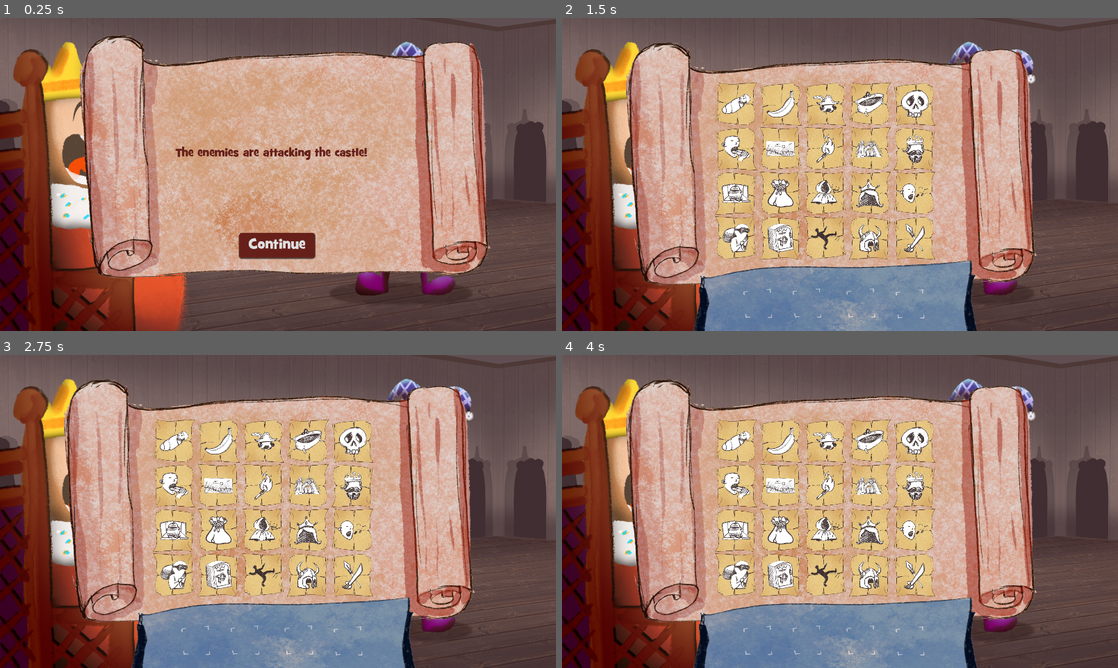
Above: before the commit, frames 1-4 (two rows, left to right).
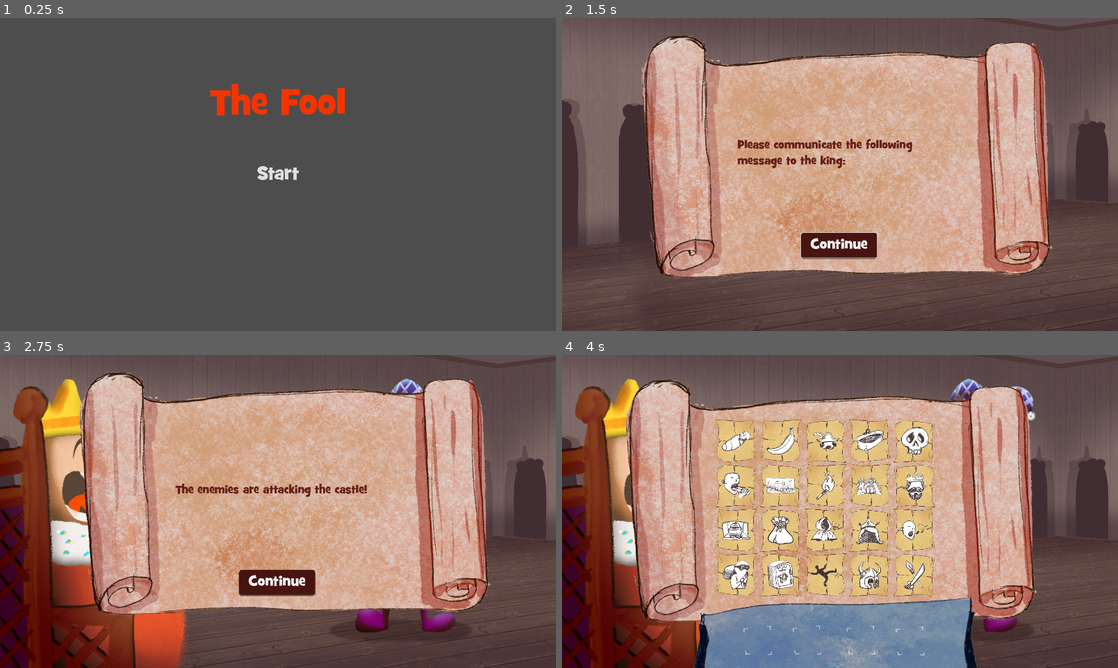
Above: after the commit, the same moments.

Repository: P-Wallis/GGJ-2024
Game: Godot game, scene res://Scenes/startscreen.tscn
Same seed, same stepped clock (60 frames per second), same inputs: the game is played once before the commit and once after it. Before the commit the project starts from res://Scenes/level.tscn.
Inputs (mouse positions are in pixels of both pictures, inside the frame that each line leads up to):
- Up to frame 1 (0.25 s): no input
- Up to frame 2 (1.5 s): click "Continue" (after the commit: "Start") at 0.5 s; click (840, 246) at 1.25 s, where only the run after the commit has a clickable "Continue"
- Up to frame 3 (2.75 s): click (278, 583) at 2 s, where only the run after the commit has a clickable "Continue"
- Up to frame 4 (4 s): click (840, 583) at 2.75 s, where only the run after the commit has a clickable "Continue"; tap Enter at 3.5 s

The runs differ from the first frame. In frame 1, 77% of the frame differs, in the area x 0-100%, y 0-100%; in frame 2, 59%; in frame 3, 46%; in frame 4, 2.2%.

Commit message:
Start screen and intro dialogue (#14)
* Start screen

* Add title

* S

* Good spot for review

Diff:
--- /dev/null
+++ b/Scenes/intro.tscn
@@ -0,0 +1,26 @@
+[gd_scene load_steps=6 format=3 uid="uid://c3f584syo8l06"]
+
+[ext_resource type="Script" path="res://Scripts/intro.gd" id="1_5d4ec"]
+[ext_resource type="Texture2D" uid="uid://j6mtetcsh4ch" path="res://Assets/Sprites/BGbackground.png" id="3_rnd05"]
+[ext_resource type="PackedScene" uid="uid://dkdbhb5k75xx2" path="res://Scenes/UIScenes/message_ui.tscn" id="5_n5xkp"]
+[ext_resource type="PackedScene" uid="uid://cawgtx8itufjp" path="res://Scenes/UIScenes/cards_and_slots_ui.tscn" id="6_3vo72"]
+[ext_resource type="PackedScene" uid="uid://cps5ihmajsylk" path="res://Scenes/UIScenes/reaction_options_ui.tscn" id="8_tt6jx"]
+
+[node name="Intro" type="Node2D" node_paths=PackedStringArray("messageUI", "introParent")]
+script = ExtResource("1_5d4ec")
+messageUI = NodePath("message_ui")
+introParent = NodePath(".")
+
+[node name="BG" type="Sprite2D" parent="."]
+position = Vector2(0, -63)
+scale = Vector2(0.966667, 0.966667)
+texture = ExtResource("3_rnd05")
+centered = false
+
+[node name="message_ui" parent="." instance=ExtResource("5_n5xkp")]
+
+[node name="cards_and_slots_ui" parent="." instance=ExtResource("6_3vo72")]
+visible = false
+
+[node name="reaction_options_ui" parent="." instance=ExtResource("8_tt6jx")]
+visible = false
--- /dev/null
+++ b/Scenes/restart_button.gd
@@ -0,0 +1,9 @@
+extends Button
+
+@export var winOrFailScreen:Node
+
+func _pressed():
+	winOrFailScreen.queue_free()
+	var scene_to_instance = load("res://Scenes/level.tscn")
+	var instance = scene_to_instance.instantiate()
+	get_tree().get_root().add_child(instance)
--- /dev/null
+++ b/Scenes/startscreen.tscn
@@ -0,0 +1,64 @@
+[gd_scene load_steps=5 format=3 uid="uid://d1asvb31lnw55"]
+
+[ext_resource type="FontFile" uid="uid://dd7gumdjab30j" path="res://Assets/Fonts/GRILLEDCHEESE_BTN.TTF" id="1_gmex8"]
+[ext_resource type="Script" path="res://Scripts/UI/startbutton.gd" id="2_8f7rs"]
+
+[sub_resource type="Theme" id="Theme_kubys"]
+
+[sub_resource type="Theme" id="Theme_kwp86"]
+
+[node name="StartScreen" type="Node2D"]
+
+[node name="CanvasLayer" type="CanvasLayer" parent="."]
+
+[node name="Control" type="Control" parent="CanvasLayer"]
+layout_mode = 3
+anchors_preset = 15
+anchor_right = 1.0
+anchor_bottom = 1.0
+grow_horizontal = 2
+grow_vertical = 2
+
+[node name="Button" type="Button" parent="CanvasLayer/Control" node_paths=PackedStringArray("startScreen")]
+custom_minimum_size = Vector2(200, 200)
+layout_mode = 1
+anchors_preset = 8
+anchor_left = 0.5
+anchor_top = 0.5
+anchor_right = 0.5
+anchor_bottom = 0.5
+offset_left = -23.0
+offset_top = -15.5
+offset_right = 23.0
+offset_bottom = 15.5
+grow_horizontal = 2
+grow_vertical = 2
+theme = SubResource("Theme_kubys")
+theme_type_variation = &"FlatButton"
+theme_override_fonts/font = ExtResource("1_gmex8")
+theme_override_font_sizes/font_size = 64
+text = "Start"
+script = ExtResource("2_8f7rs")
+startScreen = NodePath("../../..")
+
+[node name="RichTextLabel" type="RichTextLabel" parent="CanvasLayer/Control"]
+clip_contents = false
+custom_minimum_size = Vector2(500, 200)
+layout_mode = 1
+anchors_preset = 8
+anchor_left = 0.5
+anchor_top = 0.5
+anchor_right = 0.5
+anchor_bottom = 0.5
+offset_left = -20.0
+offset_top = -242.0
+offset_right = 20.0
+offset_bottom = -202.0
+grow_horizontal = 2
+grow_vertical = 2
+theme = SubResource("Theme_kwp86")
+theme_override_colors/default_color = Color(0.956863, 0.203922, 0, 1)
+theme_override_fonts/normal_font = ExtResource("1_gmex8")
+theme_override_font_sizes/normal_font_size = 128
+bbcode_enabled = true
+text = "[center]The Fool[/center]"
--- /dev/null
+++ b/Scenes/win_or_fail_screen.tscn
@@ -0,0 +1,64 @@
+[gd_scene load_steps=5 format=3 uid="uid://3x2hkle7jowh"]
+
+[ext_resource type="FontFile" uid="uid://dd7gumdjab30j" path="res://Assets/Fonts/GRILLEDCHEESE_BTN.TTF" id="1_h21gv"]
+[ext_resource type="Script" path="res://Scenes/restart_button.gd" id="2_ktek4"]
+
+[sub_resource type="Theme" id="Theme_x88vu"]
+
+[sub_resource type="Theme" id="Theme_nhxkj"]
+
+[node name="WinOrFailScreen" type="Node2D"]
+
+[node name="CanvasLayer" type="CanvasLayer" parent="."]
+
+[node name="Control" type="Control" parent="CanvasLayer"]
+layout_mode = 3
+anchors_preset = 15
+anchor_right = 1.0
+anchor_bottom = 1.0
+grow_horizontal = 2
+grow_vertical = 2
+
+[node name="RichTextLabel" type="RichTextLabel" parent="CanvasLayer/Control"]
+clip_contents = false
+custom_minimum_size = Vector2(800, 200)
+layout_mode = 1
+anchors_preset = 8
+anchor_left = 0.5
+anchor_top = 0.5
+anchor_right = 0.5
+anchor_bottom = 0.5
+offset_left = -20.0
+offset_top = -20.0
+offset_right = 20.0
+offset_bottom = 20.0
+grow_horizontal = 2
+grow_vertical = 2
+theme = SubResource("Theme_x88vu")
+theme_override_fonts/normal_font = ExtResource("1_h21gv")
+theme_override_font_sizes/normal_font_size = 128
+text = "Message
+"
+fit_content = true
+
+[node name="Button" type="Button" parent="CanvasLayer/Control" node_paths=PackedStringArray("winOrFailScreen")]
+custom_minimum_size = Vector2(500, 150)
+layout_mode = 1
+anchors_preset = 8
+anchor_left = 0.5
+anchor_top = 0.5
+anchor_right = 0.5
+anchor_bottom = 0.5
+offset_left = -4.0
+offset_top = 192.0
+offset_right = 4.0
+offset_bottom = 200.0
+grow_horizontal = 2
+grow_vertical = 2
+theme = SubResource("Theme_nhxkj")
+theme_override_fonts/font = ExtResource("1_h21gv")
+theme_override_font_sizes/font_size = 64
+text = "Play again
+"
+script = ExtResource("2_ktek4")
+winOrFailScreen = NodePath("../../..")
--- /dev/null
+++ b/Scripts/UI/startbutton.gd
@@ -0,0 +1,18 @@
+extends Button
+
+@export var startScreen:Node
+
+# Called when the node enters the scene tree for the first time.
+func _ready():
+	pass # Replace with function body.
+
+
+# Called every frame. 'delta' is the elapsed time since the previous frame.
+func _process(delta):
+	pass
+
+func _pressed():
+	startScreen.queue_free()
+	var scene_to_instance = load("res://Scenes/intro.tscn")
+	var instance = scene_to_instance.instantiate()
+	get_tree().get_root().add_child(instance)
--- /dev/null
+++ b/Scripts/intro.gd
@@ -0,0 +1,28 @@
+extends Node2D
+class_name intro
+
+@export var messageUI:MessageUI
+@export var introParent:Node
+
+var messageCount = 0
+
+# Called when the node enters the scene tree for the first time.
+func _ready():
+	messageUI.button.button_down.connect(_on_button_down)
+	pass # Replace with function body.
+
+
+# Called every frame. 'delta' is the elapsed time since the previous frame.
+func _process(delta):
+	pass
+
+func _on_button_down():
+	if messageCount == 0:
+			messageUI.messageLabel.text = "Please communicate the following message to the king:"
+	if messageCount == 1:
+		var scene_to_instance = load("res://Scenes/level.tscn")
+		var instance = scene_to_instance.instantiate()
+		get_tree().get_root().add_child(instance)
+		introParent.queue_free()
+
+	messageCount += 1
--- a/project.godot
+++ b/project.godot
@@ -11,7 +11,7 @@
 [application]
 
 config/name="TheFool"
-run/main_scene="res://Scenes/level.tscn"
+run/main_scene="res://Scenes/startscreen.tscn"
 config/features=PackedStringArray("4.2", "GL Compatibility")
 config/icon="res://icon.svg"
 
Not shown: 1 places in Scenes/level.tscn that only renumber resources
